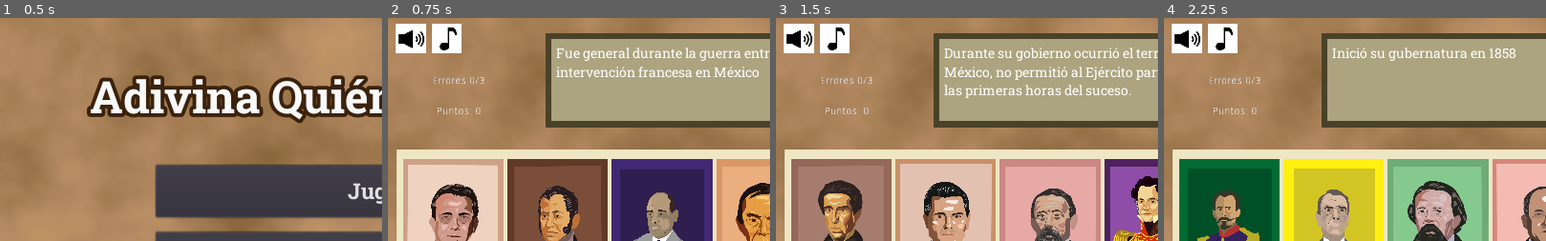
Above: before the commit, frames 1-4 (left to right).
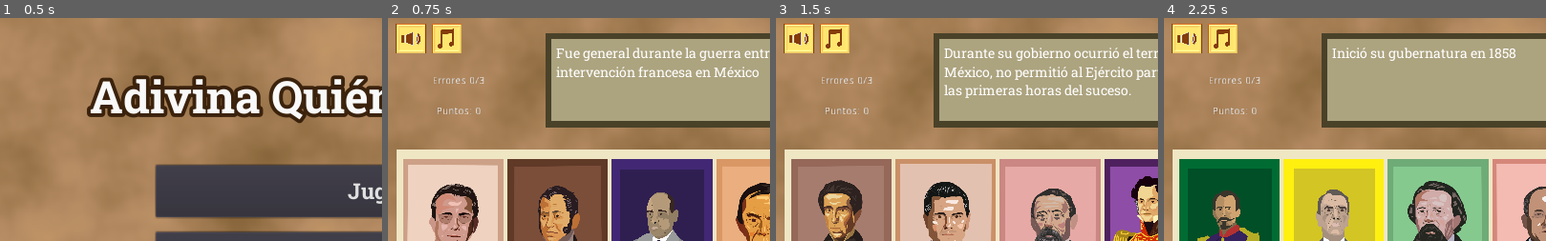
Above: after the commit, the same moments.

Repository: BryanWi/AdivinaQuien
Game: Godot game, scene res://game/menu/MainMenu.tscn
Same seed, same stepped clock (60 frames per second), same inputs: the game is played once before the commit and once after it. The engine's default icon, where the game draws it, is replaced by a stand-in: a white triangle on a blue panel in a dark square. Sound files missing from this copy of the repository are replaced by a short silence.
Inputs:
- Up to frame 1 (0.5 s): no input
- Up to frame 2 (0.75 s): click "Jugar" at 0.5 s
- Up to frame 3 (1.5 s): click "Nuevo Juego" at 1.25 s
- Up to frame 4 (2.25 s): click "Nuevo Juego" at 2 s
The pictures show only the part of the screen within x 0-50%, y 0-50%; the shares and areas given below are measured in that part.

Frame 1 is identical in both runs. In frame 2, 2.1% of the frame differs, in the area x 2-20%, y 2-16%; in frame 3, 2.1%; in frame 4, 2.1%.

Commit message:
iconos sonido

Diff:
--- a/Singletons/Global.gd
+++ b/Singletons/Global.gd
@@ -6,6 +6,8 @@
 # var b = "text"
 
 var points = 0
+
+var dificultad = 0
 
 var scenes:Dictionary = {
 	"main_menu" : "res://game/menu/MainMenu.tscn",
--- a/game/Game.tscn
+++ b/game/Game.tscn
@@ -7,10 +7,10 @@
 [ext_resource path="res://assets/sonidos/Nivel 1.mp3" type="AudioStream" id=5]
 [ext_resource path="res://assets/font/RobotoSlab-VariableFont_wght.ttf" type="DynamicFontData" id=6]
 [ext_resource path="res://assets/audios/AB1.wav" type="AudioStream" id=7]
-[ext_resource path="res://assets/icon/music.png" type="Texture" id=8]
-[ext_resource path="res://assets/icon/music_mute.png" type="Texture" id=9]
-[ext_resource path="res://assets/icon/sonido.png" type="Texture" id=10]
-[ext_resource path="res://assets/icon/sonido_mute.png" type="Texture" id=11]
+[ext_resource path="res://assets/icon/Sound_on.png" type="Texture" id=8]
+[ext_resource path="res://assets/icon/Volumen_on.png" type="Texture" id=9]
+[ext_resource path="res://assets/icon/Volumen_off.png" type="Texture" id=10]
+[ext_resource path="res://assets/icon/Sound_off.png" type="Texture" id=11]
 [ext_resource path="res://assets/font/RobotoSlab-Bold.ttf" type="DynamicFontData" id=12]
 
 [sub_resource type="Theme" id=1]
@@ -153,7 +153,7 @@
 margin_bottom = 48.0
 toggle_mode = true
 texture_normal = ExtResource( 8 )
-texture_pressed = ExtResource( 9 )
+texture_pressed = ExtResource( 11 )
 expand = true
 
 [node name="voice_mute" type="TextureButton" parent="Sonidos"]
@@ -163,8 +163,8 @@
 margin_bottom = 48.0
 toggle_mode = true
 action_mode = 0
-texture_normal = ExtResource( 10 )
-texture_pressed = ExtResource( 11 )
+texture_normal = ExtResource( 9 )
+texture_pressed = ExtResource( 10 )
 expand = true
 
 [node name="Error_Label" type="Label" parent="."]
@@ -186,6 +186,7 @@
 valign = 1
 
 [node name="WinScreen" type="ColorRect" parent="."]
+visible = false
 anchor_right = 1.0
 anchor_bottom = 1.0
 color = Color( 1, 1, 1, 0.0666667 )
Binary file added: assets/icon/Sound_off.png
Not shown, added: assets/icon/Sound_off.png.import
Binary file added: assets/icon/Sound_on.png
Not shown, added: assets/icon/Sound_on.png.import
Binary file added: assets/icon/Volumen_off.png
Not shown, added: assets/icon/Volumen_off.png.import
Binary file added: assets/icon/Volumen_on.png
Not shown, added: assets/icon/Volumen_on.png.import
